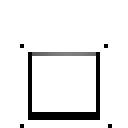
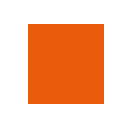
Before/after of a 128px x 128px layered artwork. What changed in the layer stack:
added group "Seals" with 1 layers above "Stairs_up" over [28, 24, 104, 104]
added layer "Ebene 24" in group "Seals" over [28, 24, 104, 104]
hid group "Stairs_up" (4 layers) over [20, 24, 112, 128]
hid "Ebene 18 Kopie", moved it into group "Stairs_up" over [32, 24, 96, 52]
hid "Ebene 18", moved it into group "Stairs_up" over [32, 24, 96, 104]
hid "Ebene 17", moved it into group "Stairs_up" over [28, 52, 100, 120]
hid "Ebene 19", moved it into group "Stairs_up" over [20, 44, 112, 128]
